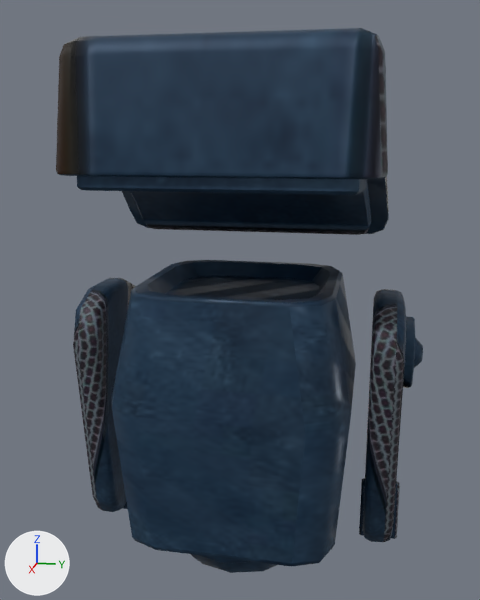
What one commit did to the glTF model ABM_UnityProject/External/ABM_01_Museum/assets/robot/robot_talking.gltf.
Rendered twice from a 50 mm camera at (1.995, 0.39, 0.918) aimed at (-0.076, -0.024, 0.4). Arrows for +X, +Y and +Z are at lower left; the lights stay in place.

Objects in the first picture: 'node_RobotGuide_01_Talking', 'node_RobotGuide_Arm_L_01', 'node_RobotGuide_Arm_R_01', 'node_RobotGuide_Head_01'.
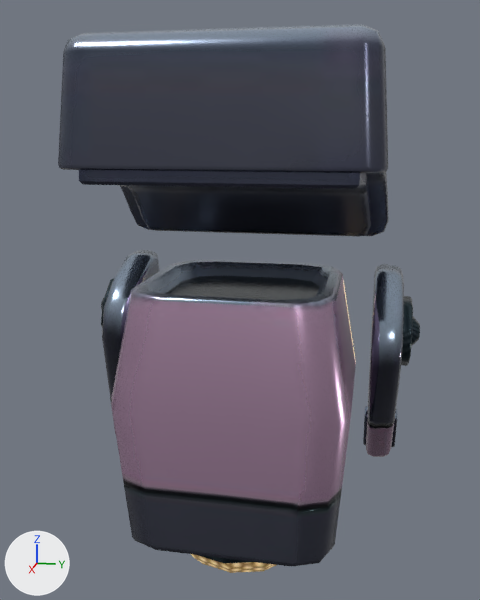
Boxes [x1, y1, x2, y2] around the edits, measured in the pictures (480 x 600 px):
'node_RobotGuide_01_Talking', surface changed: [112, 260, 356, 573] in both
'node_RobotGuide_Head_01', surface changed, turned: before [56, 28, 389, 235]; after [58, 24, 389, 237]
'node_RobotGuide_Arm_R_01', surface changed, moved, turned: before [359, 289, 423, 542]; after [363, 264, 420, 457]
'node_RobotGuide_Arm_L_01', surface changed, moved, turned: before [73, 278, 135, 512]; after [101, 250, 160, 434]

Diff of the bpy script that builds the scene:
```diff
--- a/ABM_UnityProject/External/ABM_01_Museum/assets/robot/robot_talking.gltf.py
+++ b/ABM_UnityProject/External/ABM_01_Museum/assets/robot/robot_talking.gltf.py
@@ img_robotguide_01_normal_jpg @@
+img_robotguide_01_normal_jpg = load_image('RobotGuide_01_Normal.jpg', 'Assets/Visuals/Materials/Textures/RobotGuide_01_Normal.jpg', 512, 512, 'Non-Color')
@@ img_robotguide_01_metallic_converted_metalroughness_jpg @@
+img_robotguide_01_metallic_converted_metalroughness_jpg = load_image('RobotGuide_01_Metallic_converted_metalRoughness.jpg', 'Assets/Visuals/Materials/Textures/RobotGuide_01_Metallic_converted_metalRoughness.jpg', 512, 512, 'Non-Color')
@@ img_robotguide_01_emissive_jpg @@
+img_robotguide_01_emissive_jpg = load_image('RobotGuide_01_Emissive.jpg', 'Assets/Visuals/Materials/Textures/RobotGuide_01_Emissive.jpg', 512, 512, 'sRGB')
@@ img_robotguide_01_albedo_jpg @@
+img_robotguide_01_albedo_jpg = load_image('RobotGuide_01_Albedo.jpg', 'Assets/Visuals/Materials/Textures/RobotGuide_01_Albedo.jpg', 512, 512, 'sRGB')
@@ mat_robotguide_01 @@
 mat_robotguide_01 = bpy.data.materials.new('RobotGuide_01')
-# nodes: BsdfPrincipled, NormalMap, OutputMaterial, SeparateColor, TexImage x3
-# uses the picture img_tileset_metal_02_albedo_jpg
-# uses the picture img_tileset_metal_02_metallic_converted_metalroughness_jpg
-# uses the picture img_tileset_metal_02_normal_jpg
+# nodes: BsdfPrincipled, NormalMap, OutputMaterial, SeparateColor, TexImage x4
+# uses the picture img_robotguide_01_albedo_jpg
+# uses the picture img_robotguide_01_emissive_jpg
+# uses the picture img_robotguide_01_metallic_converted_metalroughness_jpg
+# uses the picture img_robotguide_01_normal_jpg
@@ ob_node_robotguide_arm_l_01 @@
 ob_node_robotguide_arm_l_01.parent = ob_node_robotguide_01_talking
-ob_node_robotguide_arm_l_01.location = (0.0, -0.31, 0.435)
+ob_node_robotguide_arm_l_01.location = (-0.078, -0.254, 0.458)
+ob_node_robotguide_arm_l_01.rotation_euler = (-0.163, 0.402, -0.0000187)  # degrees (-9.3, 23, -0)
@@ ob_node_robotguide_arm_r_01 @@
 ob_node_robotguide_arm_r_01.parent = ob_node_robotguide_01_talking
-ob_node_robotguide_arm_r_01.location = (0.0, 0.27, 0.435)
+ob_node_robotguide_arm_r_01.location = (-0.088, 0.27, 0.435)
+ob_node_robotguide_arm_r_01.rotation_euler = (-0.000254, 0.525, 0.0)  # degrees (0, 30, 0)
@@ ob_node_robotguide_head_01 @@
 ob_node_robotguide_head_01.location = (-0.0089, 0.0000936, 0.456)
+ob_node_robotguide_head_01.rotation_euler = (-0.000726, -0.0342, 0.0000424)  # degrees (0, -2, 0)
```
